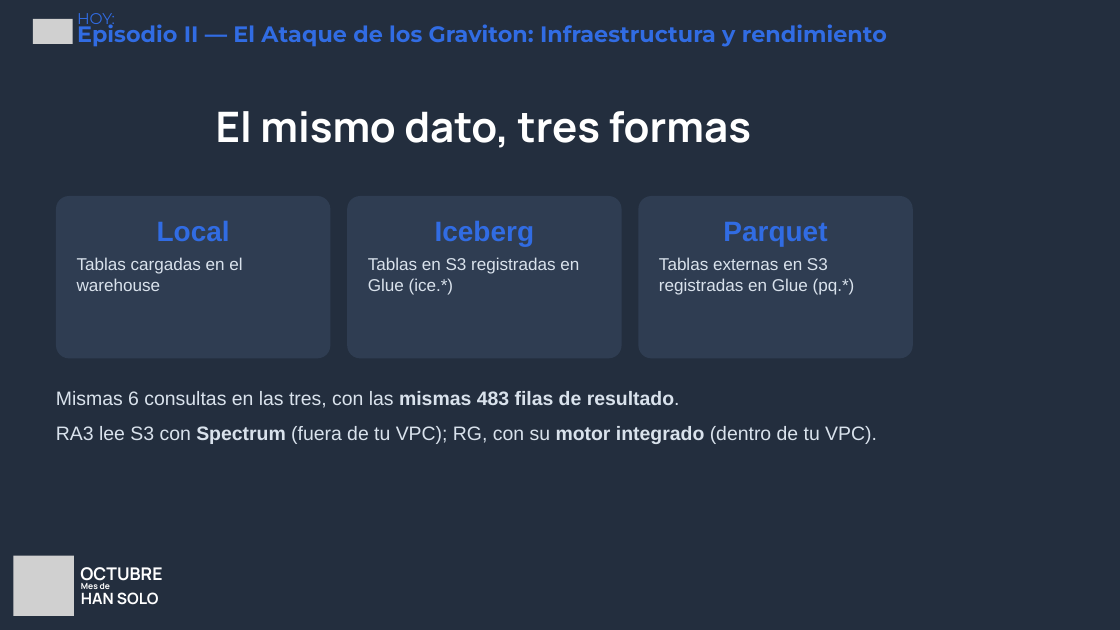
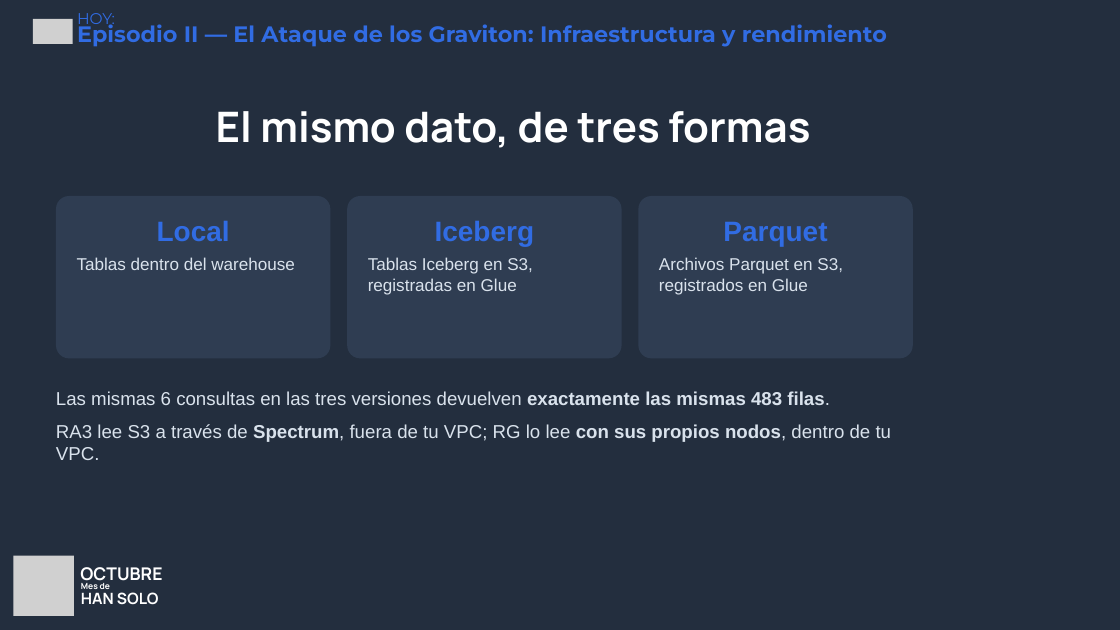
Before and after one commit to andrezc98/redshift-redemption, a slide deck: slide 20 of slides/redshift-redemption.pptx. Drawn at 1120x630 pixels with LibreOffice and Linux fonts; fonts in the diff are those of the drawing; grey boxes stand for pictures; background and template pictures are left out. Boxes give left, top, right and bottom in pixels: in the first picture for what was removed or moved away, otherwise in the second. Text is boxed around its words. In the diff, an @@ line names an element or a change of style, - is before the commit and + after.

```diff
--- a/slides/redshift-redemption.pptx
+++ b/slides/redshift-redemption.pptx
@@ text at (216, 111, 810, 148): text changed @@
-El mismo dato, tres formas
+El mismo dato, de tres formas
@@ text in rounded rectangle at (77, 257, 295, 270): text changed @@
-Tablas cargadas en el warehouse
+Tablas dentro del warehouse
@@ text in rounded rectangle at (368, 257, 533, 295): text changed @@
-Tablas en S3 registradas en Glue (ice.*)
+Tablas Iceberg en S3, registradas en Glue
@@ text in rounded rectangle at (659, 257, 843, 295): text changed @@
-Tablas externas en S3 registradas en Glue (pq.*)
+Archivos Parquet en S3, registrados en Glue
@@ text at (56, 391, 892, 460): text changed; size 25 to 24 pt @@
-Mismas 6 consultas en las tres, con las mismas 483 filas de resultado.
-RA3 lee S3 con Spectrum (fuera de tu VPC); RG, con su motor integrado (dentro de tu VPC).
+Las mismas 6 consultas en las tres versiones devuelven exactamente las mismas 483 filas.
+RA3 lee S3 a través de Spectrum, fuera de tu VPC; RG lo lee con sus propios nodos, dentro de tu VPC.
```
Also in this commit, not shown: 28 other slides changed, 5 other files.
